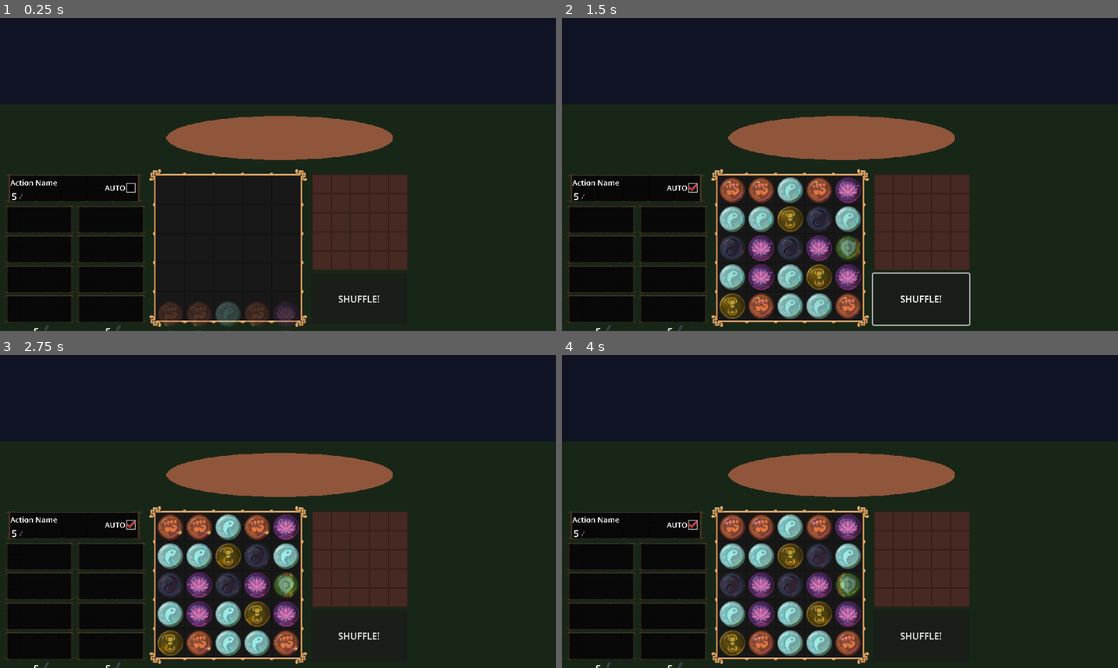
Above: before the commit, frames 1-4 (two rows, left to right).
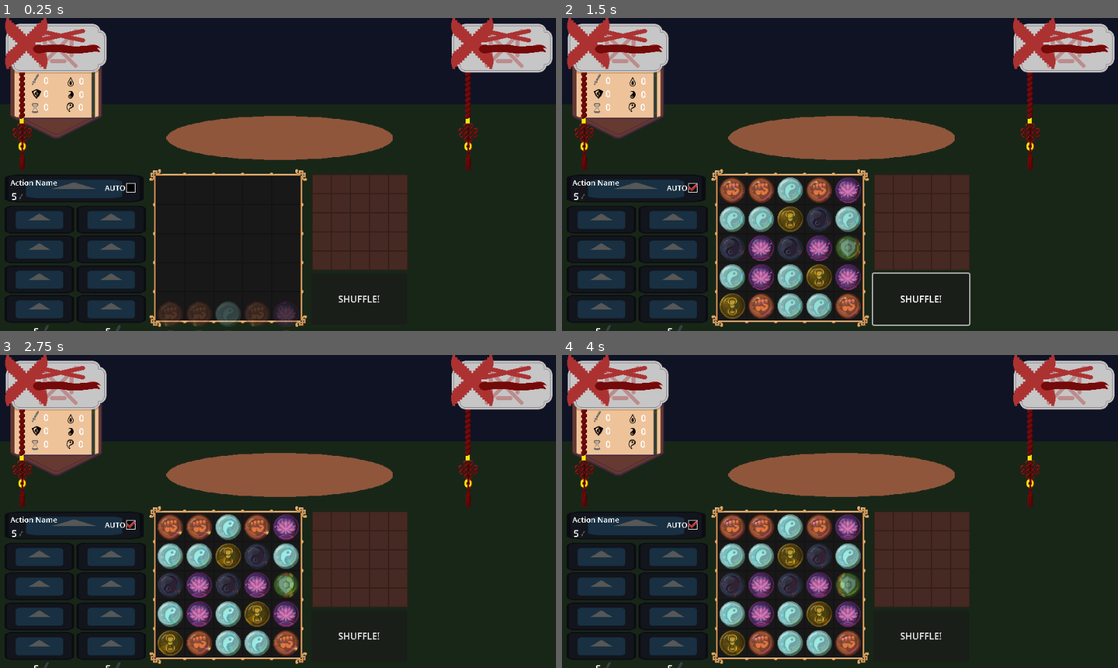
Above: after the commit, the same moments.

Repository: BoThompson/PMS
Game: Godot game, scene res://Scenes/Tests/test_battle.tscn
The game is run twice, just before and just after one commit, with the same random seed, the same clock (stepped at 60 frames per second) and the same inputs. This scene is started directly instead of the project's main scene. The engine's default icon, where the game draws it, is replaced by a stand-in: a white triangle on a blue panel in a dark square.
Inputs (mouse positions are in pixels of both pictures, inside the frame that each line leads up to):
- Up to frame 1 (0.25 s): no input
- Up to frame 2 (1.5 s): click "SHUFFLE!" at 0.5 s; click (695, 187) at 1.25 s
- Up to frame 3 (2.75 s): click (72, 524) at 2 s, where only the run after the commit has a clickable "5"
- Up to frame 4 (4 s): click (600, 555) at 2.75 s, where only the run after the commit has a clickable "5"; click (673, 555) at 3.5 s, where only the run after the commit has a clickable "5"

The runs differ from the first frame. In frame 1, 16% of the frame differs, in the area x 0-100%, y 0-98%; in frame 2, 16%; in frame 3, 16%; in frame 4, 16%.
Error before the commit: Parse Error: Function "CharStats()" not found in base self. (res://Scripts/Combatant.gd:26)
Error after the commit: Invalid access to property or key '0' on a base object of type 'Dictionary'. (res://Scripts/AttackButton.gd:10)

Commit message:
Improvements on the revised combat system, new WIP art

Diff:
--- a/Prefabs/character_hud.tscn
+++ b/Prefabs/character_hud.tscn
@@ -1,11 +1,13 @@
-[gd_scene load_steps=13 format=3 uid="uid://b8jhw32ocpdg5"]
+[gd_scene load_steps=15 format=3 uid="uid://b8jhw32ocpdg5"]
 
 [ext_resource type="Script" path="res://Scripts/CharacterHud.gd" id="1_oytnk"]
 [ext_resource type="PackedScene" uid="uid://ytckkkf7seq4" path="res://Prefabs/resource_board.tscn" id="2_4t26j"]
 [ext_resource type="Script" path="res://Scripts/ReadyBar.gd" id="9_hiomi"]
 [ext_resource type="Texture2D" uid="uid://oxrllwr8vo2h" path="res://Sprites/Empty Ready Bar.png" id="10_1fkc4"]
 [ext_resource type="Shader" path="res://Shaders/Bar_Fill.gdshader" id="11_p50ki"]
+[ext_resource type="Texture2D" uid="uid://bueprtcdf0sf0" path="res://Sprites/Life Bar Background.png" id="12_4o368"]
 [ext_resource type="Texture2D" uid="uid://vw257cf3orjl" path="res://Sprites/Full Ready Bar.png" id="12_yjmnr"]
+[ext_resource type="Texture2D" uid="uid://bbrvq3o061eam" path="res://Sprites/Life Bar Fill.png" id="13_0oq7m"]
 [ext_resource type="Texture2D" uid="uid://b3iwo37y6etyq" path="res://Sprites/Combat Go Alert.png" id="13_nvpat"]
 [ext_resource type="Texture2D" uid="uid://dh0ko2eu6m5td" path="res://Sprites/Character Plate.png" id="14_h3abs"]
 [ext_resource type="Texture2D" uid="uid://0jr7jmf50pt" path="res://Sprites/Portraits/Default.png" id="15_xvnbp"]
@@ -15,36 +17,40 @@
 [sub_resource type="ShaderMaterial" id="ShaderMaterial_mqnbc"]
 shader = ExtResource("11_p50ki")
 shader_parameter/cutoff = 0.719
-shader_parameter/direction = 2
+shader_parameter/direction = 0
 shader_parameter/tint = Vector3(0, 0, 0)
 
 [node name="Character HUD" type="Control"]
 layout_mode = 3
 anchors_preset = 0
-offset_left = 6.0
-offset_top = 11.0
-offset_right = 46.0
-offset_bottom = 51.0
+offset_right = 40.0
+offset_bottom = 40.0
 script = ExtResource("1_oytnk")
 
 [node name="Resource Board" parent="." instance=ExtResource("2_4t26j")]
 layout_mode = 0
+offset_left = 8.0
+offset_top = 72.0
+offset_right = 166.0
+offset_bottom = 198.0
 
 [node name="Ready Bar" type="Node2D" parent="."]
-position = Vector2(21, 94)
+position = Vector2(12, 80)
 script = ExtResource("9_hiomi")
 signal_name = "playerReadyChanged"
 bar_direction = 2
 
 [node name="Background" type="TextureRect" parent="Ready Bar"]
+offset_top = 1.0
 offset_right = 33.0
-offset_bottom = 172.0
+offset_bottom = 173.0
 texture = ExtResource("10_1fkc4")
 
 [node name="Fill" type="TextureRect" parent="Ready Bar"]
 material = SubResource("ShaderMaterial_mqnbc")
+offset_top = 1.0
 offset_right = 33.0
-offset_bottom = 172.0
+offset_bottom = 173.0
 texture = ExtResource("12_yjmnr")
 
 [node name="Alert" type="TextureRect" parent="Ready Bar"]
@@ -57,10 +63,8 @@
 
 [node name="Character Plate" type="TextureRect" parent="."]
 layout_mode = 0
-offset_left = 9.0
-offset_top = 14.0
-offset_right = 183.0
-offset_bottom = 98.0
+offset_right = 174.0
+offset_bottom = 84.0
 texture = ExtResource("14_h3abs")
 
 [node name="Portrait" type="TextureRect" parent="Character Plate"]
@@ -89,22 +93,20 @@
 texture = ExtResource("17_cwx2f")
 
 [node name="Life Bar" type="Node2D" parent="Character Plate"]
-position = Vector2(49, 44)
+position = Vector2(47, 36)
 script = ExtResource("9_hiomi")
 signal_name = "playerReadyChanged"
-bar_direction = 2
 
 [node name="Background" type="TextureRect" parent="Character Plate/Life Bar"]
-offset_right = 33.0
-offset_bottom = 172.0
-texture = ExtResource("10_1fkc4")
+offset_right = 117.0
+offset_bottom = 15.0
+texture = ExtResource("12_4o368")
 
 [node name="Fill" type="TextureRect" parent="Character Plate/Life Bar"]
-visible = false
 material = SubResource("ShaderMaterial_mqnbc")
-offset_right = 33.0
-offset_bottom = 172.0
-texture = ExtResource("12_yjmnr")
+offset_right = 117.0
+offset_bottom = 15.0
+texture = ExtResource("13_0oq7m")
 
 [node name="Affects" type="Control" parent="Character Plate"]
 anchors_preset = 0
--- a/Scenes/Tests/test_battle.tscn
+++ b/Scenes/Tests/test_battle.tscn
@@ -7,5 +7,3 @@
 script = ExtResource("1_hnqnr")
 
 [node name="Battle Scene" parent="." instance=ExtResource("1_40j58")]
-
-[editable path="Battle Scene"]
--- a/Scripts/AttackButton.gd
+++ b/Scripts/AttackButton.gd
@@ -7,7 +7,7 @@
 var infoPanelPrefab = preload("res://Prefabs/info_panel.tscn")
 # Called when the node enters the scene tree for the first time.
 func _ready():
-	_on_resources_changed(GameManager.resources[0])
+	_on_resources_changed(GameManager.combatants[0].resources)
 	set_costs(GameManager.actions[action].cost)
 	GameManager.connect("playerResourcesChanged", _on_resources_changed)
 	pass # Replace with function body.
--- a/Scripts/CharStats.gd
+++ b/Scripts/CharStats.gd
@@ -34,14 +34,16 @@
 
 var actions : Array[String] #[0] is the basic attack, 1-8 are the optional ones
 
-func CharStats(dataset):
-	data = dataset
-	health = 100
-	max_health = 100
-	mind = 1
-	body = 1
-	spirit = 1
-	attack = 1
-	defense = 1
-	qi_attack = 1
-	qi_defense = 1
+static func load(dataset):
+	var cs = CharStats.new()
+	cs.data = dataset
+	cs.health = 100
+	cs.max_health = 100
+	cs.mind = 1
+	cs.body = 1
+	cs.spirit = 1
+	cs.attack = 1
+	cs.defense = 1
+	cs.qi_attack = 1
+	cs.qi_defense = 1
+	return cs
--- a/Scripts/CharacterHud.gd
+++ b/Scripts/CharacterHud.gd
@@ -1,7 +1,4 @@
 extends Control
-
-var resource_board : ResourceBoard
-var resource_board_prefab = preload("res://Prefabs/resource_board.tscn")
 
 # Called when the node enters the scene tree for the first time.
 func _ready():
@@ -19,11 +16,9 @@
 	$"Character Plate/Life Bar".update_value(value)
 
 func setup(combatant: Combatant):
-	$"Character Plate/Portrait".texture = load("res://Sprites/Portraits/" + combatant.stats.data["assets"]["portrait_image"])
-	$"Character Plate/Portrait".texture = load("res://Sprites/Titles/" + combatant.stats.data["assets"]["title_image"])
-	$"Ready Bar".update_value(combatant.stats.health / combatant.stats.max_health)
+	$"Character Plate/Portrait".texture = load("res://Sprites/Portraits/" + combatant.stats.data["character_select"]["assets"]["portrait_image"])
+	$"Character Plate/Portrait".texture = load("res://Sprites/Titles/" + combatant.stats.data["character_select"]["assets"]["title_image"])
+	$"Ready Bar".initialize_bar(combatant.stats.health / combatant.stats.max_health)
 	#TODO - Put Affects here
-	if combatant.is_player():
-		resource_board = resource_board_prefab.instantiate()
-		add_child(resource_board)
-		resource_board.setup(combatant)
+	if !combatant.is_player():
+		$"Resource Board".queue_free()
--- a/Scripts/Combatant.gd
+++ b/Scripts/Combatant.gd
@@ -9,21 +9,24 @@
 var ready_timer : float
 
 var stats : CharStats #Current stats of the entity
-
+var resources : Array[int]
 var action_tween : Tween
 
-
+signal resources_changed(resource : int, amount : int)
 signal ready_time_changed(id : int, value : float)
 signal life_changed(id : int, value : float)
 # Called when the node enters the scene tree for the first time.
 func _ready():
-	GameManager.register_combatant(self)
-	set_action_label("No Action")
 	pass # Replace with function body.
 
 
-func setup(data):
-	stats = CharStats(data)
+func setup(cs, player, left):
+	stats = cs
+	stats.player = player
+	resources = []
+	resources.resize(11)
+	GameManager.register_combatant(self)
+	set_action_label("No Action")
 
 # Called every frame. 'delta' is the elapsed time since the previous frame.
 func _process(delta):
@@ -79,3 +82,7 @@
 
 func is_player() -> bool:
 	return stats.player
+
+func add_resources(type : int, amount : int):
+	resources[type] += amount
+	resources_changed.emit(type, resources[type])
--- a/Scripts/EnergyField.gd
+++ b/Scripts/EnergyField.gd
@@ -147,7 +147,7 @@
 
 
 func add_resource(type, amt):
-	GameManager.add_resource(type, amt, player)
+	GameManager.add_resource(type, amt, 0)
 
 ####################################################################################################
 ##################################          State Methods          #################################
--- a/Scripts/GameManager.gd
+++ b/Scripts/GameManager.gd
@@ -10,8 +10,6 @@
 var playerResourceBoard : ResourceBoard
 var oppResourceBoard : ResourceBoard
 
-
-var resources
 var selected_actions = [null, null]
 
 const characters_data = preload("res://Data/characters.tres").data
@@ -49,20 +47,13 @@
 	selected_actions = []
 	selected_actions.resize(2)
 	selected_actions.fill(null)
-	reset_resources()
 
-func reset_resources():
-	resources = [[],[]]
-	resources[0].resize(6)
-	resources[1].resize(6)
-	resources[0].fill(0)
-	resources[1].fill(0)
 
 func reset_player_field():
 	playerField.reset()
 
 func add_resource(resource, amt, id):
-	combatants[id].resources[resource] += amt
+	combatants[id].add_resource(resource, amt)
 
 func select_action(id, action) -> bool:
 	if combatants[id].ready_time_remaining <= 0:
@@ -96,6 +87,11 @@
 	combatant.ready_time_changed.connect(_on_ready_changed)
 	var hud = character_hud.instantiate()
 	hud.setup(combatant)
+	get_tree().root.add_child(hud)
+	if combatant.is_player():
+		hud.position = Vector2(10,10)
+	else:
+		hud.position = Vector2(780, 10)
 	combatant.ready_time_changed.connect(hud._on_ready_time_changed)
 	combatant.life_changed.connect(hud._on_life_changed)
 
@@ -107,4 +103,4 @@
 
 func add_combatant(combatant_name, is_player, on_left):
 	var combatant = combatant_prefab.instantiate()
-	combatant.setup(characters_data[combatant_name])
+	combatant.setup(CharStats.load(characters_data[combatant_name]), is_player, on_left)
--- a/Scripts/ReadyBar.gd
+++ b/Scripts/ReadyBar.gd
@@ -2,6 +2,10 @@
 
 var last_value = 0
 var has_alert : bool
+func initialize_bar(value):
+	$Fill.material.set_shader_parameter("cutoff", value)
+	$Fill.material.set_shader_parameter("direction", bar_direction)
+
 func update_bar(value):
 	$Fill.material.set_shader_parameter("cutoff", value)
 	$Fill.material.set_shader_parameter("direction", bar_direction)
@@ -9,7 +13,7 @@
 	if value < 1:
 		$Alert.visible = false
 	elif last_value < 1:
-			var tween = $Fill.create_tween()
+			var tween = create_tween()
 			tween.tween_property($Fill, "material:shader_parameter/tint", Vector3(1,1,1), .1)
 			if has_alert:
 				tween.tween_property($Alert, "visible", true, .01)
Binary file added: Sprites/Life Bar Background.png
Not shown, added: Sprites/Life Bar Background.png.import
Binary file added: Sprites/Life Bar Fill.png
Not shown, added: Sprites/Life Bar Fill.png.import
Binary file changed: WIP/Attack Button.ase
Binary file changed: WIP/Yang Affects.aseprite
Binary file changed: WIP/prodigy.aseprite
Not shown, changed: PMS.7z
